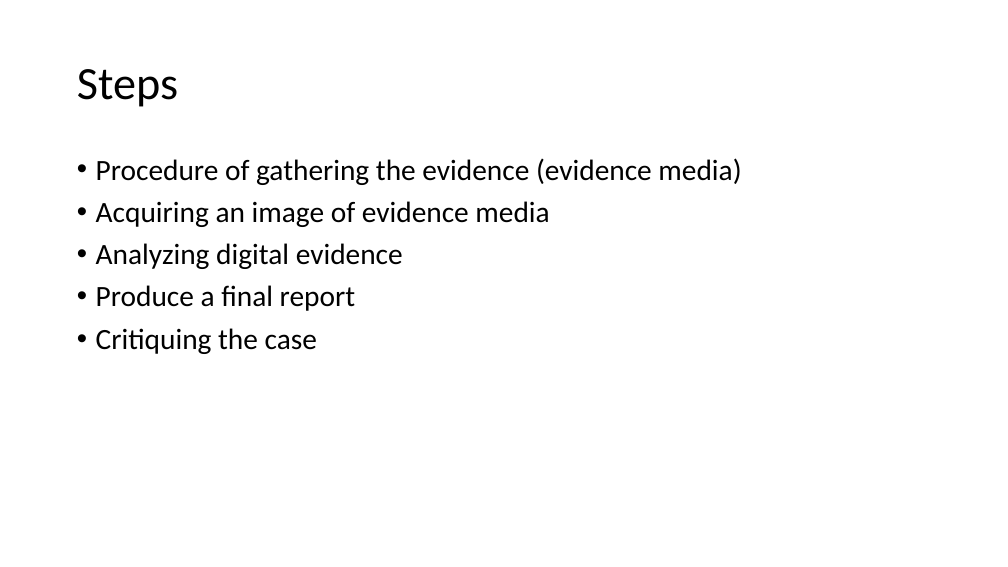
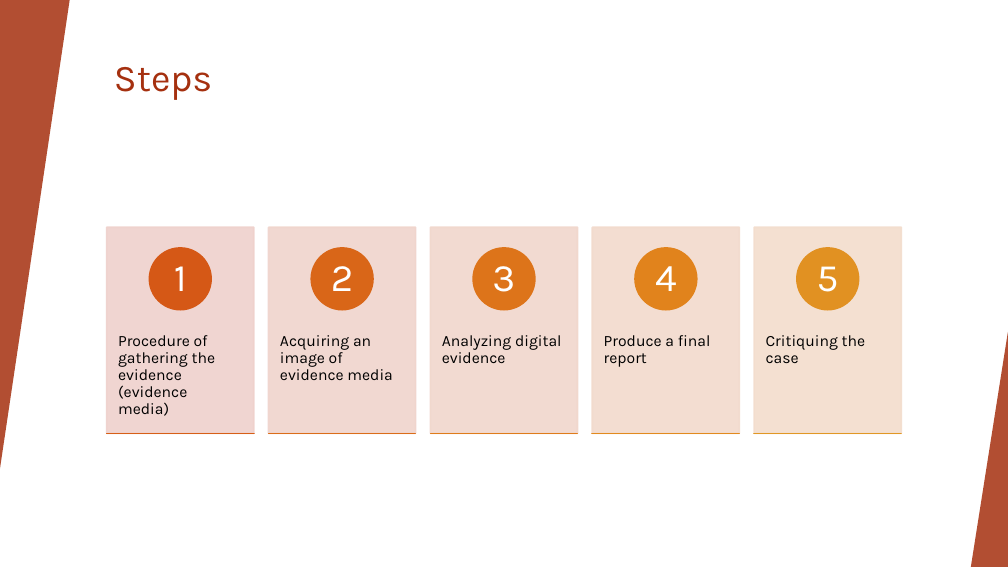
Before and after one commit to sajinshivdas/Digital-Forensics-Lab, a slide deck: slide 10 of Basic_Computer_Skills_for_Forensics/5_Introduction_to_digital_forensics.pptx. Drawn at 1008x567 pixels with LibreOffice and Linux fonts; fonts in the diff are those of the drawing; background and template pictures are left out. Boxes give left, top, right and bottom in pixels: in the first picture for what was removed or moved away, otherwise in the second. Text is boxed around its words. In the diff, an @@ line names an element or a change of style, - is before the commit and + after.

Commit message:
update
Digital forensics

```diff
--- a/Basic_Computer_Skills_for_Forensics/5_Introduction_to_digital_forensics.pptx
+++ b/Basic_Computer_Skills_for_Forensics/5_Introduction_to_digital_forensics.pptx
@@ rectangle added at box(0, 0, 1008, 567), fill #FFFFFF @@
@@ triangle added at box(0, 0, 70, 469), fill #A5300F at 85% opacity @@
@@ title "Steps": place and size @@
-title "Steps" at box(77, 69, 178, 107)
+title "Steps" at box(114, 67, 212, 100)
@@ title "Steps" at box(114, 67, 212, 100): size 44 to 36 pt, font Calibri to Karla, text colour #000000 to #A5300F; line spacing 0.9 to 1; vertical alignment middle to top @@
@@ text removed at box(96, 158, 741, 354) @@
-• Procedure of gathering the evidence (evidence media)
-• Acquiring an image of evidence media
-• Analyzing digital evidence
-• Produce a final report
-• Critiquing the case
@@ group added at box(0, 0, 1008, 567): 5 freeform shapes, 3 triangles, 2 lines @@
@@ triangle added at box(971, 332, 1008, 567), fill #A5300F at 85% opacity @@
@@ group added at box(107, 228, 902, 434): 10 rectangles, 10 texts, 5 ellipses @@
+Procedure of gathering the evidence (evidence media)
+1
+Acquiring an image of evidence media
+2
+Analyzing digital evidence
+3
+Produce a final report
+4
+Critiquing the case
+5
```
Also in this commit, not shown: 32 other slides changed.
